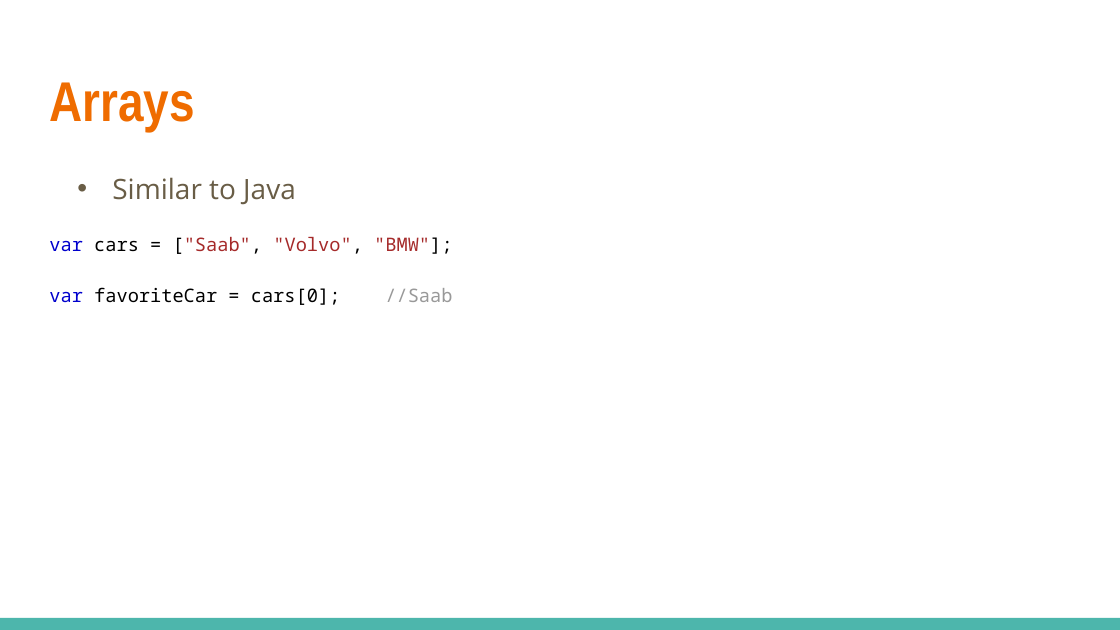
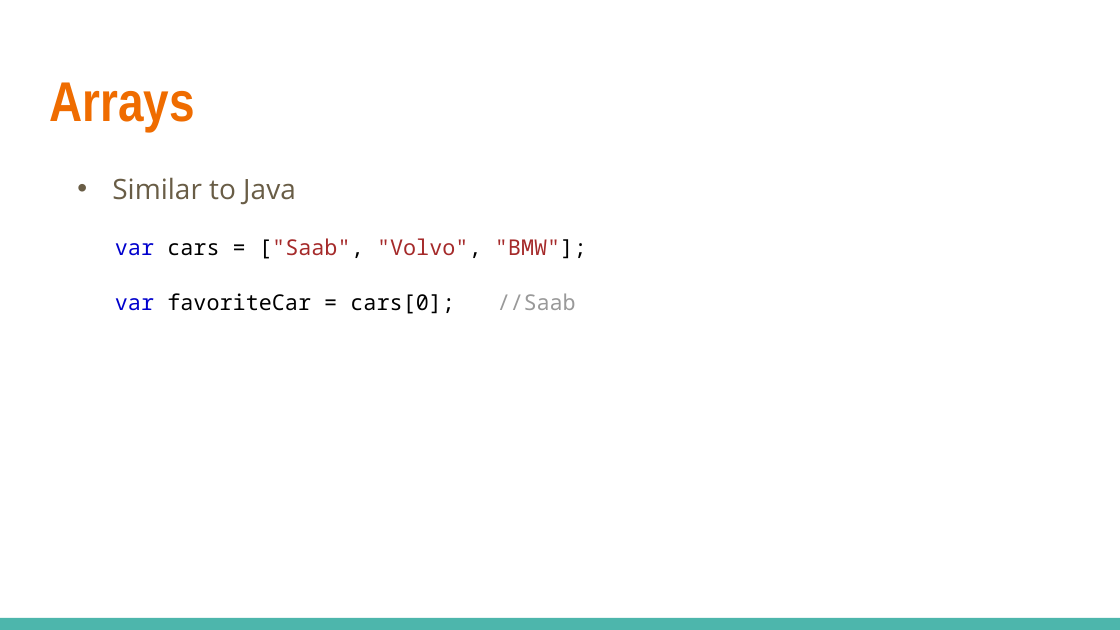
Before and after one commit to linkedin/high-school-trainee, a slide deck: slide 22 of Curriculum/Week_2/Lectures/2.1_JavaScript_Basics.pptx. Drawn at 1120x630 pixels with LibreOffice and Linux fonts; fonts in the diff are those of the drawing. Boxes give left, top, right and bottom in pixels: in the first picture for what was removed or moved away, otherwise in the second. Text is boxed around its words. In the diff, an @@ line names an element or a change of style, - is before the commit and + after.

```diff
--- a/Curriculum/Week_2/Lectures/2.1_JavaScript_Basics.pptx
+++ b/Curriculum/Week_2/Lectures/2.1_JavaScript_Basics.pptx
@@ text at bbox=[115, 238, 587, 314]: size 12 to 14 pt in "var cars = ["Saab", "Volvo", "BMW"];", "var favoriteCar = cars[0]; //Saab" @@
```
Also in this commit, not shown: 14 other slides changed, 11 other files.
